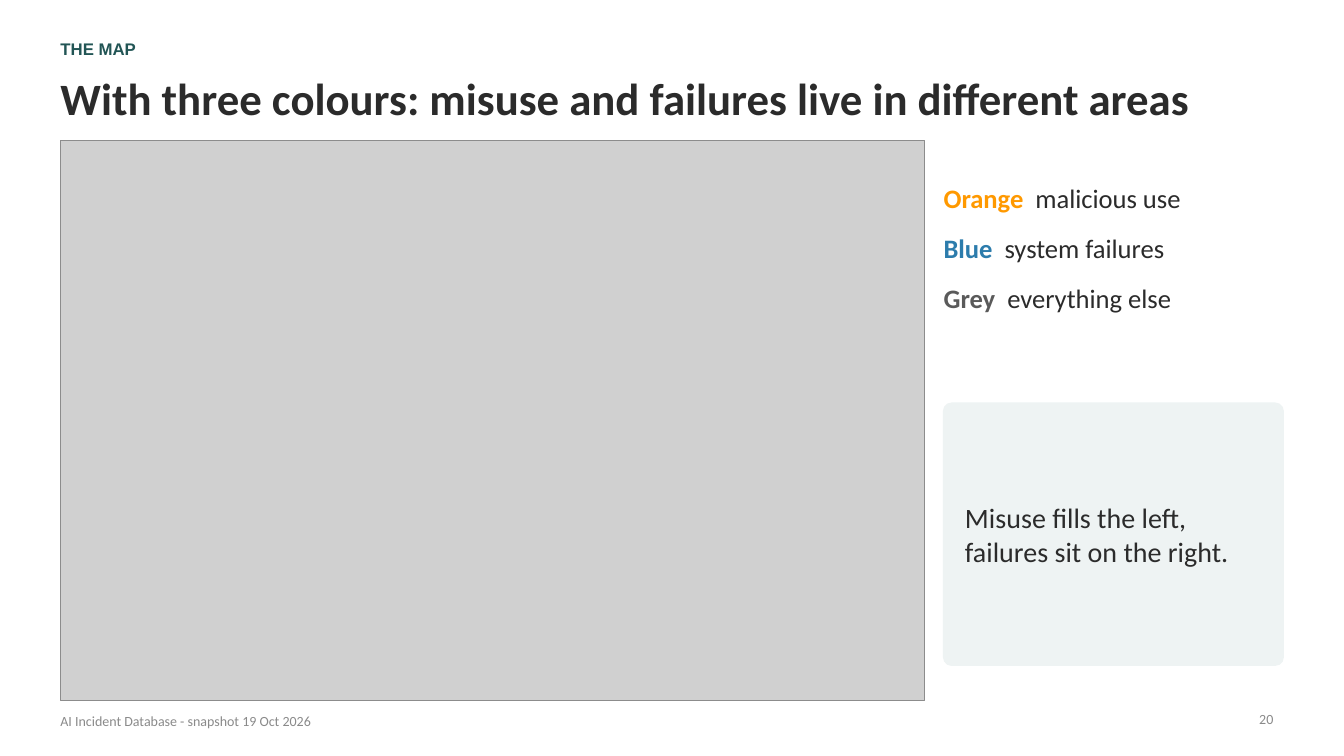
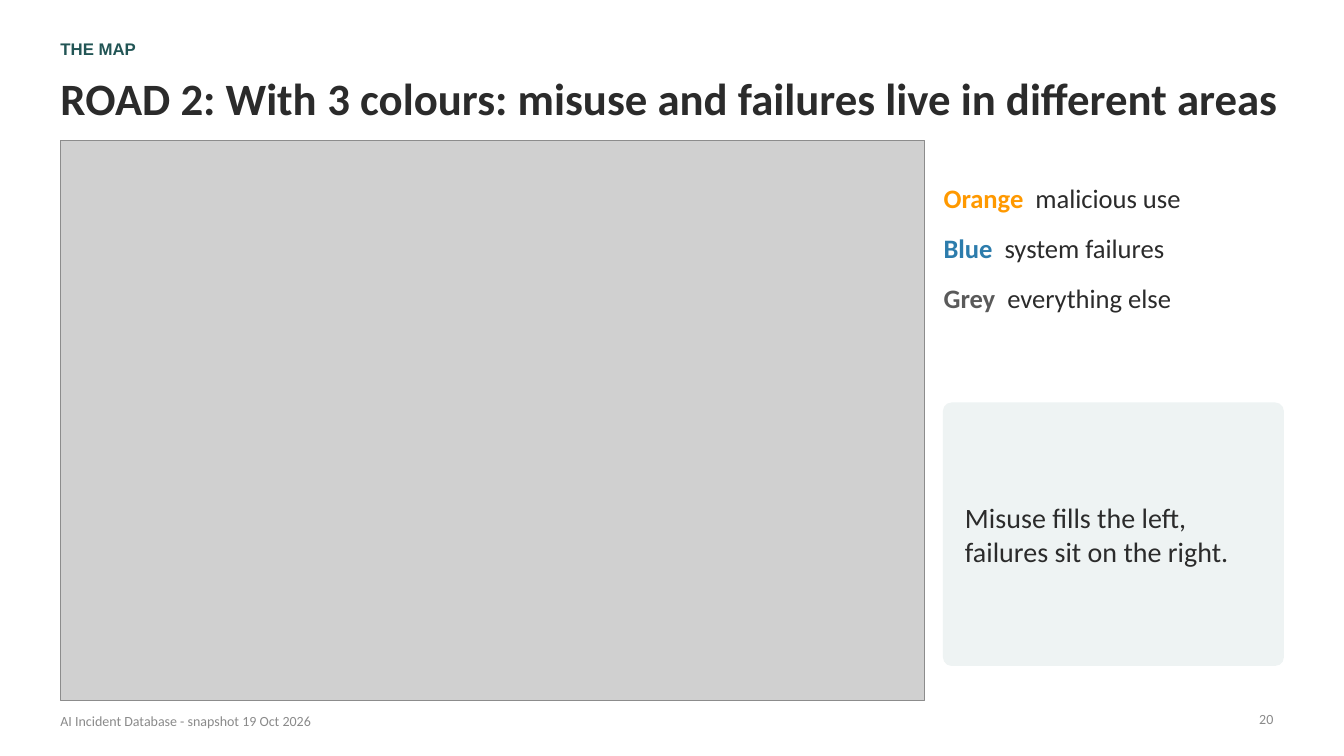
Before and after one commit to nnamyslowska/ai-incidents-analysis, a slide deck: slide 20 of From AI that breaks to AI that is weaponized - AIID.pptx. Drawn at 1344x756 pixels with LibreOffice and Linux fonts; fonts in the diff are those of the drawing; grey boxes stand for pictures. Boxes give left, top, right and bottom in pixels: in the first picture for what was removed or moved away, otherwise in the second. Text is boxed around its words. In the diff, an @@ line names an element or a change of style, - is before the commit and + after.

Commit message:
Added changes to slide titles

```diff
--- a/From AI that breaks to AI that is weaponized - AIID.pptx
+++ b/From AI that breaks to AI that is weaponized - AIID.pptx
@@ title at box(60, 83, 1277, 116): text changed @@
-With three colours: misuse and failures live in different areas
+ROAD 2: With 3 colours: misuse and failures live in different areas
```
Also in this commit, not shown: 10 other slides changed, 1 other file.
